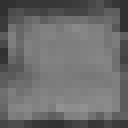
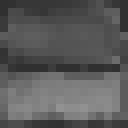
The second 128x128 image is a revision of the first. Changes to its layers:
showed "side", painted on it over bbox(8, 8, 120, 80)
hid "base" over bbox(8, 8, 120, 80)
